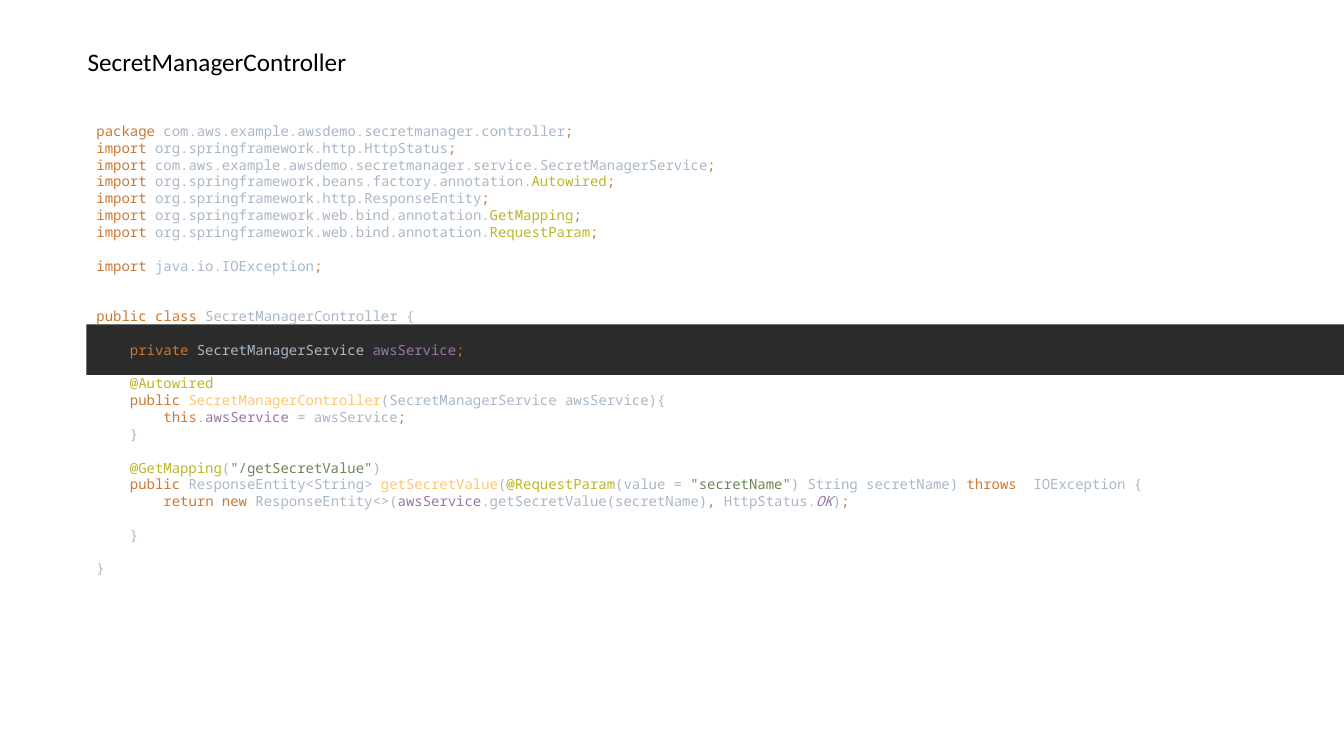
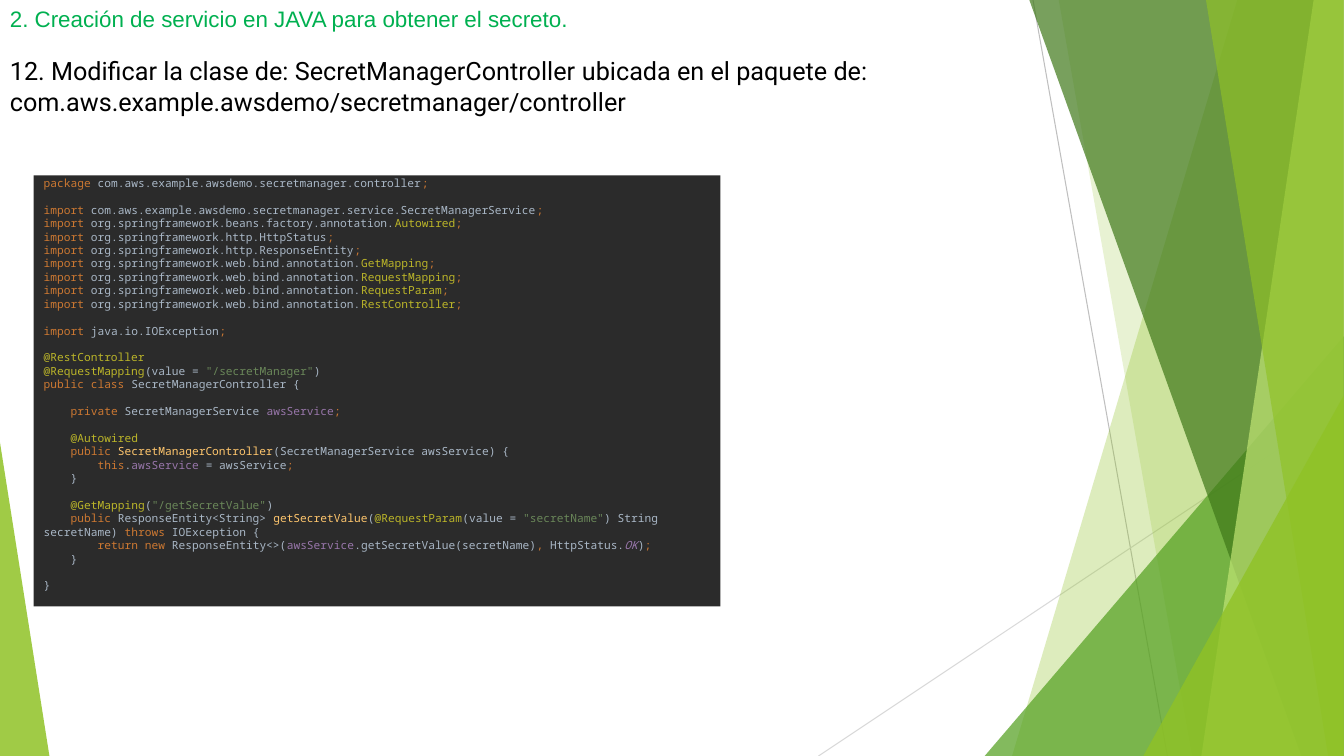
Before and after one commit to MayaDiazAnaMaria/proyectosGit, a slide deck: slide 20 of awsSecret/awsSecret.pptx (slide 40 before the commit). Drawn at 1344x756 pixels with LibreOffice and Linux fonts; fonts in the diff are those of the drawing. Boxes give left, top, right and bottom in pixels: in the first picture for what was removed or moved away, otherwise in the second. Text is boxed around its words. In the diff, an @@ line names an element or a change of style, - is before the commit and + after.

```diff
--- a/awsSecret/awsSecret.pptx
+++ b/awsSecret/awsSecret.pptx
@@ text added at [10,10,567,32], 16 pt, text #00B050 @@
+2. Creación de servicio en JAVA para obtener el secreto.
@@ text removed at [88,53,346,76] @@
-SecretManagerController
@@ text added at [10,61,868,117], 18 pt, text #000000 @@
+12. Modificar la clase de: SecretManagerController ubicada en el paquete de: com.aws.example.awsdemo/secretmanager/controller
@@ rectangle "package com.aws.example.awsdemo.secretmanager.controller; im ...": place and size @@
-rectangle "package com.aws.example.awsdemo.secretmanager.controller; im ..." at [87,325,1344,375]
+rectangle "package com.aws.example.awsdemo.secretmanager.controller; im ..." at [33,175,720,606]
@@ text in rectangle at [44,178,658,552]: text changed; size 10 to 8 pt @@
-package com.aws.example.awsdemo.secretmanager.controller;
-import org.springframework.http.HttpStatus;
-import com.aws.example.awsdemo.secretmanager.service.SecretManagerService;
-import org.springframework.beans.factory.annotation.Autowired;
-import org.springframework.http.ResponseEntity;
-import org.springframework.web.bind.annotation.GetMapping;
-import org.springframework.web.bind.annotation.RequestParam;
-import java.io.IOException;
-public class SecretManagerController {
-private SecretManagerService awsService;
-@Autowired
-public SecretManagerController(SecretManagerService awsService){
-this.awsService = awsService;
-}
-@GetMapping("/getSecretValue")
-public ResponseEntity<String> getSecretValue(@RequestParam(value = "secretName") String secretName) throws IOException {
-return new ResponseEntity<>(awsService.getSecretValue(secretName), HttpStatus.OK);
-}
-}
+package com.aws.example.awsdemo.secretmanager.controller;
+import com.aws.example.awsdemo.secretmanager.service.SecretManagerService;
+import org.springframework.beans.factory.annotation.Autowired;
+import org.springframework.http.HttpStatus;
+import org.springframework.http.ResponseEntity;
+import org.springframework.web.bind.annotation.GetMapping;
+import org.springframework.web.bind.annotation.RequestMapping;
+import org.springframework.web.bind.annotation.RequestParam;
+import org.springframework.web.bind.annotation.RestController;
+import java.io.IOException;
+@RestController
+@RequestMapping(value = "/secretManager")
+public class SecretManagerController {
+private SecretManagerService awsService;
+@Autowired
+public SecretManagerController(SecretManagerService awsService) {
+this.awsService = awsService;
+}
+@GetMapping("/getSecretValue")
+public ResponseEntity<String> getSecretValue(@RequestParam(value = "secretName") String secretName) throws IOException {
+return new ResponseEntity<>(awsService.getSecretValue(secretName), HttpStatus.OK);
+}
+}
@@ group added at [0,0,1344,756]: 5 freeform shapes, 3 triangles, 2 lines @@
```
Also in this commit, not shown: 9 other slides changed, 12 slides added, 32 slides removed, 15 other files.
